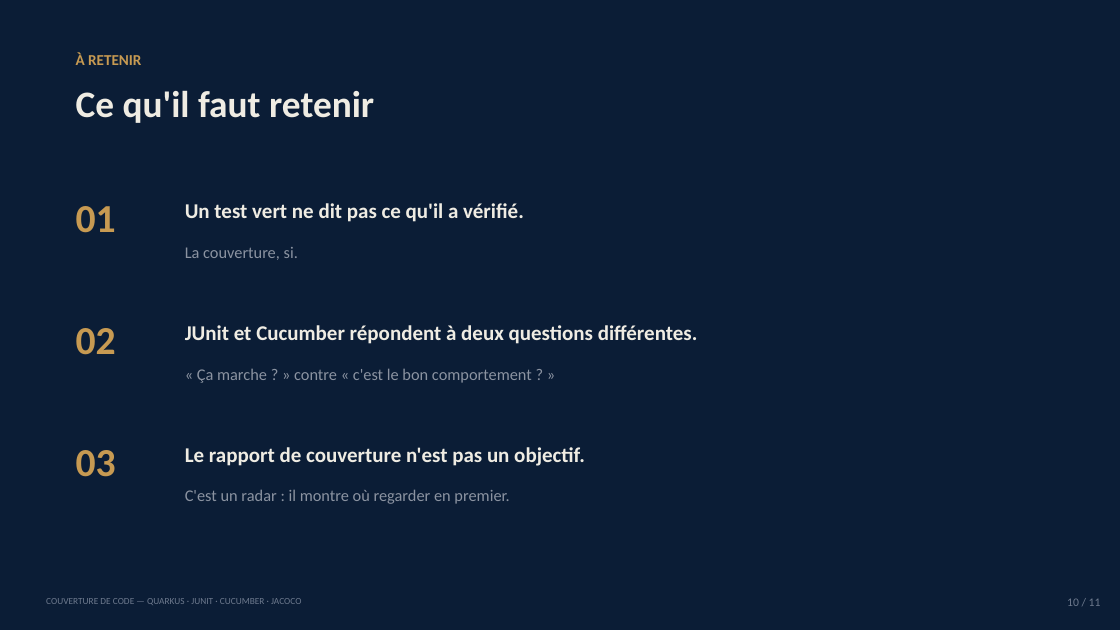
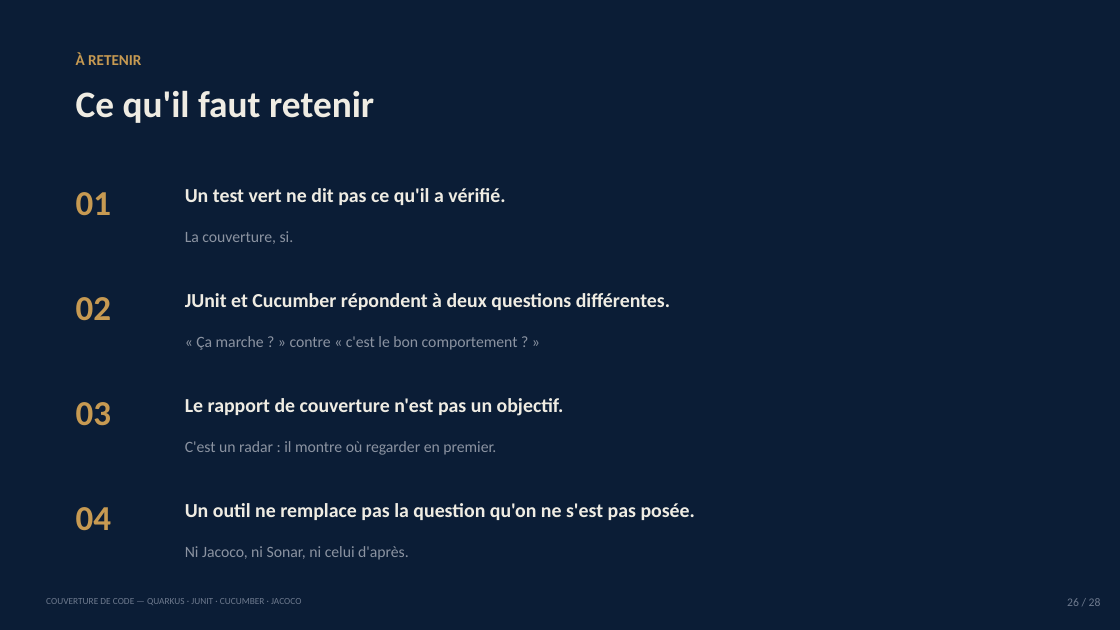
Before and after one commit to sidevconcept/couverture-junit-cucumber-jacoco, a slide deck: slide 26 of presentation/couverture-code-conference.pptx (slide 10 before the commit). Drawn at 1120x630 pixels with LibreOffice and Linux fonts; fonts in the diff are those of the drawing. Boxes give left, top, right and bottom in pixels: in the first picture for what was removed or moved away, otherwise in the second. Text is boxed around its words. In the diff, an @@ line names an element or a change of style, - is before the commit and + after.

```diff
--- a/presentation/couverture-code-conference.pptx
+++ b/presentation/couverture-code-conference.pptx
@@ text "01": place and size @@
-text "01" at bbox=[76, 206, 116, 233]
+text "01" at bbox=[76, 192, 111, 215]
@@ text "Un test vert ne dit ...": place and size @@
-text "Un test vert ne dit ..." at bbox=[185, 203, 524, 222]
+text "Un test vert ne dit ..." at bbox=[185, 188, 505, 205]
@@ text "La couverture, si.": place and size @@
-text "La couverture, si." at bbox=[185, 247, 298, 260]
+text "La couverture, si." at bbox=[185, 231, 294, 244]
@@ text "02": place and size @@
-text "02" at bbox=[76, 328, 116, 355]
+text "02" at bbox=[76, 297, 111, 320]
@@ text "JUnit et Cucumber répondent à ...": place and size @@
-text "JUnit et Cucumber répondent à ..." at bbox=[185, 325, 698, 344]
+text "JUnit et Cucumber répondent à ..." at bbox=[185, 293, 670, 310]
@@ text "« Ça marche ? » ...": place and size @@
-text "« Ça marche ? » ..." at bbox=[197, 368, 532, 383]
+text "« Ça marche ? » ..." at bbox=[196, 336, 518, 350]
@@ size 34 to 30 pt in 3 elements at bbox=[76, 192, 111, 215], bbox=[76, 297, 111, 320], bbox=[76, 402, 111, 425] @@
@@ text "03": place and size @@
-text "03" at bbox=[76, 450, 116, 477]
+text "03" at bbox=[76, 402, 111, 425]
@@ size 18 to 17 pt in 3 elements at bbox=[185, 188, 505, 205], bbox=[185, 293, 670, 310], bbox=[185, 398, 564, 416] @@
@@ text "Le rapport de couverture n'est ...": place and size @@
-text "Le rapport de couverture n'est ..." at bbox=[185, 447, 585, 466]
+text "Le rapport de couverture n'est ..." at bbox=[185, 398, 564, 416]
@@ size 14 to 13.5 pt in 3 elements at bbox=[185, 231, 294, 244], bbox=[196, 336, 518, 350], bbox=[185, 441, 496, 455] @@
@@ text "C'est un radar : il ...": place and size @@
-text "C'est un radar : il ..." at bbox=[185, 489, 509, 504]
+text "C'est un radar : il ..." at bbox=[185, 441, 496, 455]
@@ text added at bbox=[76, 507, 111, 530], 30 pt, text #C79A52, bold @@
+04
@@ text added at bbox=[185, 503, 696, 520], 17 pt, text #EFECE3, bold @@
+Un outil ne remplace pas la question qu'on ne s'est pas posée.
@@ text added at bbox=[185, 546, 409, 560], 13.5 pt, text #8B93A1 @@
+Ni Jacoco, ni Sonar, ni celui d'après.
@@ text at bbox=[1067, 598, 1101, 606]: text changed @@
-10 / 11
+26 / 28
```
Also in this commit, not shown: 9 other slides changed, 17 slides added, 15 other files.
